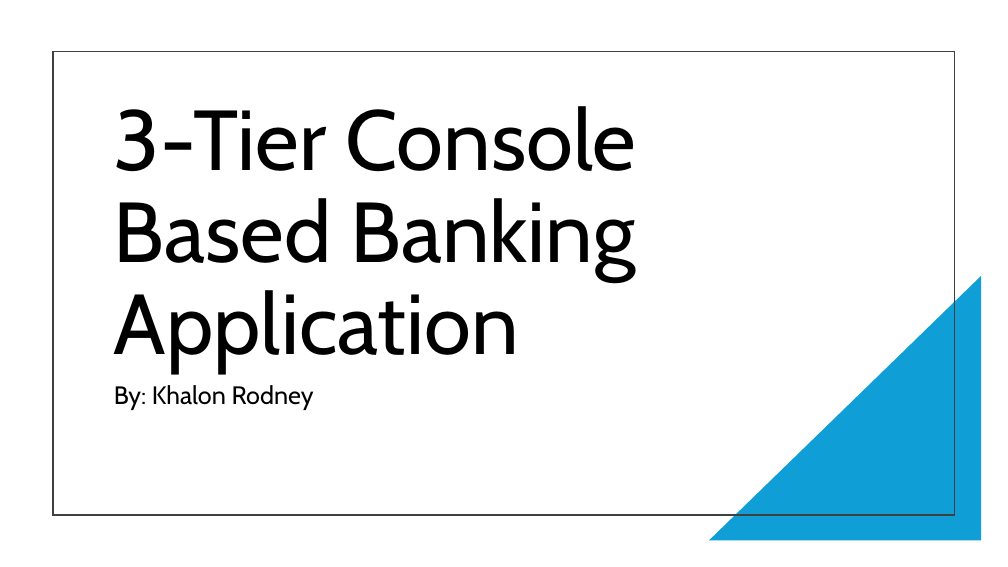
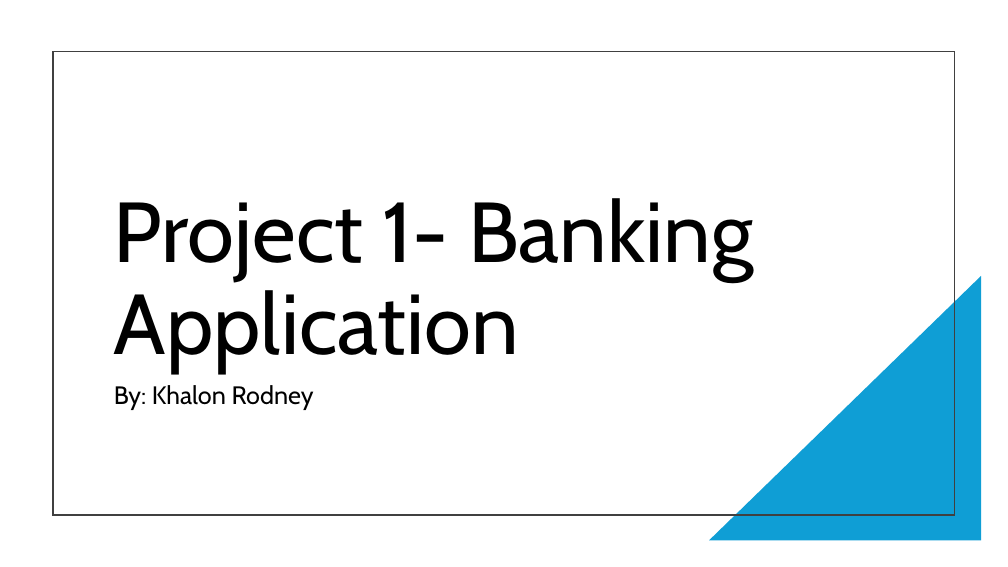
Before and after one commit to KR-Techno/Revature-Projects, a slide deck: slide 1 of Project 1 - bankingAPP/BankingApp Presentation.pptx. Drawn at 1008x567 pixels with LibreOffice and Linux fonts; fonts in the diff are those of the drawing. Boxes give left, top, right and bottom in pixels: in the first picture for what was removed or moved away, otherwise in the second. Text is boxed around its words. In the diff, an @@ line names an element or a change of style, - is before the commit and + after.

```diff
--- a/Project 1 - bankingAPP/BankingApp Presentation.pptx
+++ b/Project 1 - bankingAPP/BankingApp Presentation.pptx
@@ title at [114, 198, 753, 372]: text changed @@
-3-Tier Console Based Banking Application
+Project 1- Banking Application
```
Also in this commit, not shown: 1 other slide changed, 1 other file.
